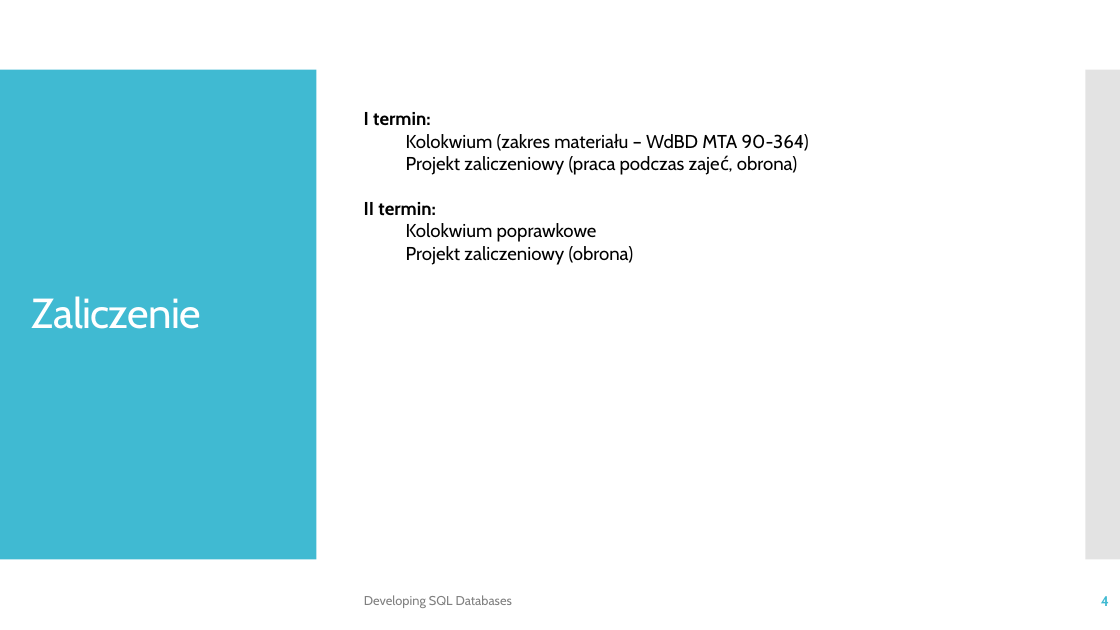
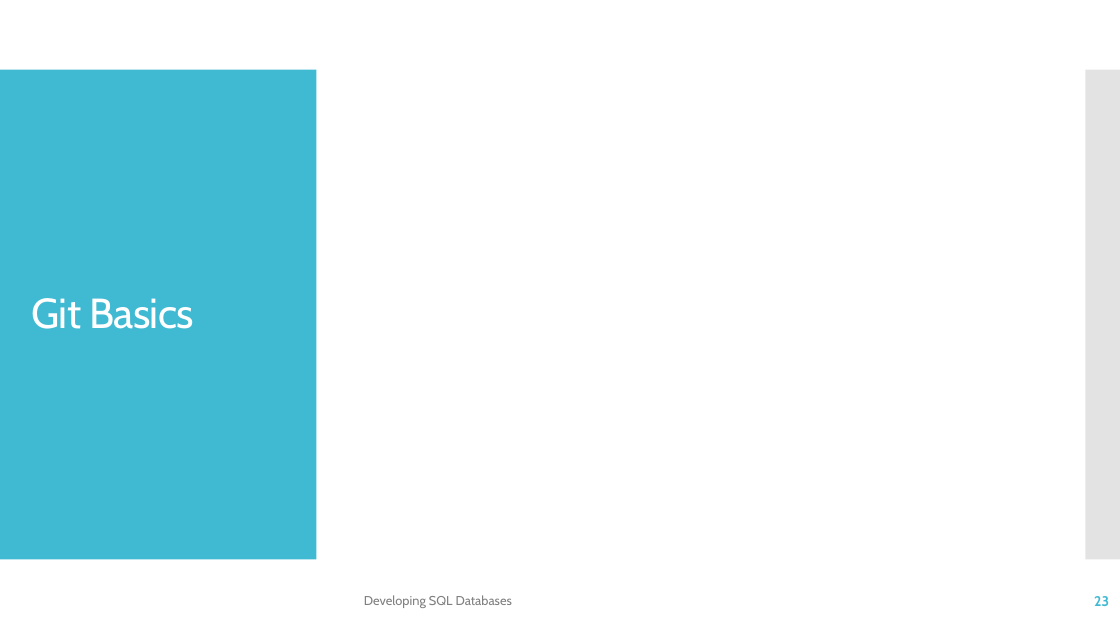
Before and after one commit to TKostyrka/70762DevSQLDB, a slide deck: slide 23 of DEVSQL_00_Intro/DEVSQL_00C_GitHub.pptx (slide 4 before the commit). Drawn at 1120x630 pixels with LibreOffice and Linux fonts; fonts in the diff are those of the drawing. Boxes give left, top, right and bottom in pixels: in the first picture for what was removed or moved away, otherwise in the second. Text is boxed around its words. In the diff, an @@ line names an element or a change of style, - is before the commit and + after.

```diff
--- a/DEVSQL_00_Intro/DEVSQL_00C_GitHub.pptx
+++ b/DEVSQL_00_Intro/DEVSQL_00C_GitHub.pptx
@@ text removed at box(364, 112, 809, 265) @@
-I termin:
-Kolokwium (zakres materiału – WdBD MTA 90-364)
-  Projekt zaliczeniowy (praca podczas zajeć, obrona)
-II termin:
-Kolokwium poprawkowe
-Projekt zaliczeniowy (obrona)
@@ title at box(32, 298, 194, 329): text changed @@
-Zaliczenie
+Git Basics
@@ page number at box(1094, 596, 1109, 606): text changed @@
-4
+23
```
Also in this commit, not shown: 2 other slides changed, 23 slides added, 2 slides removed, 1 other file.
